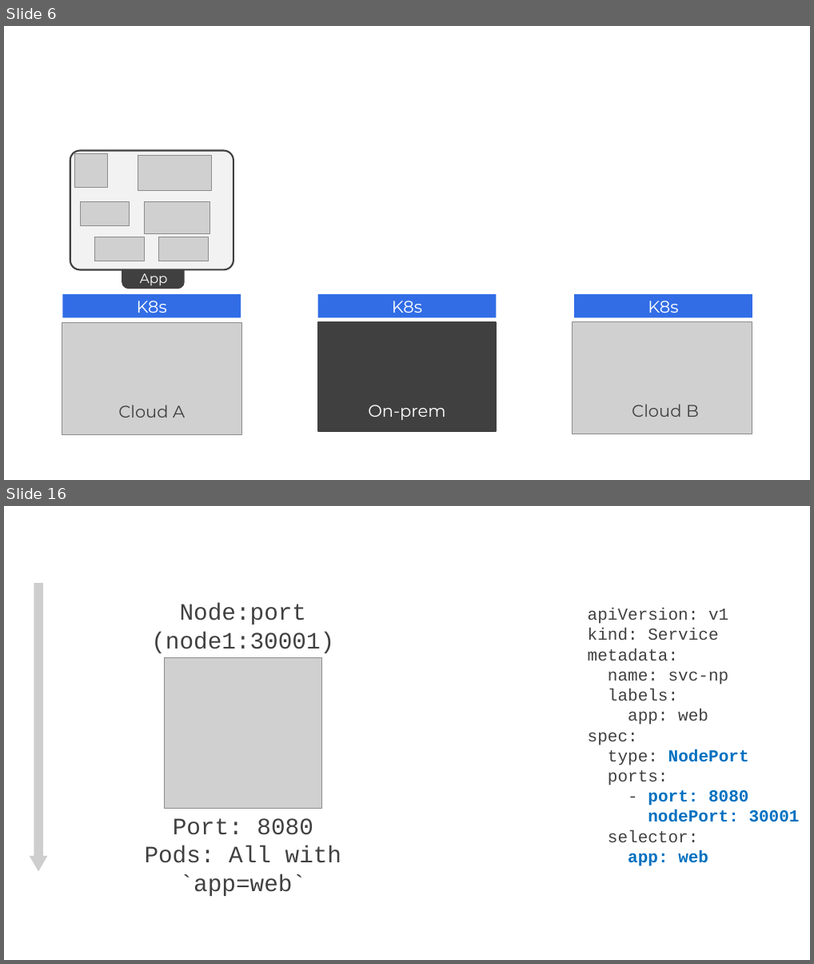
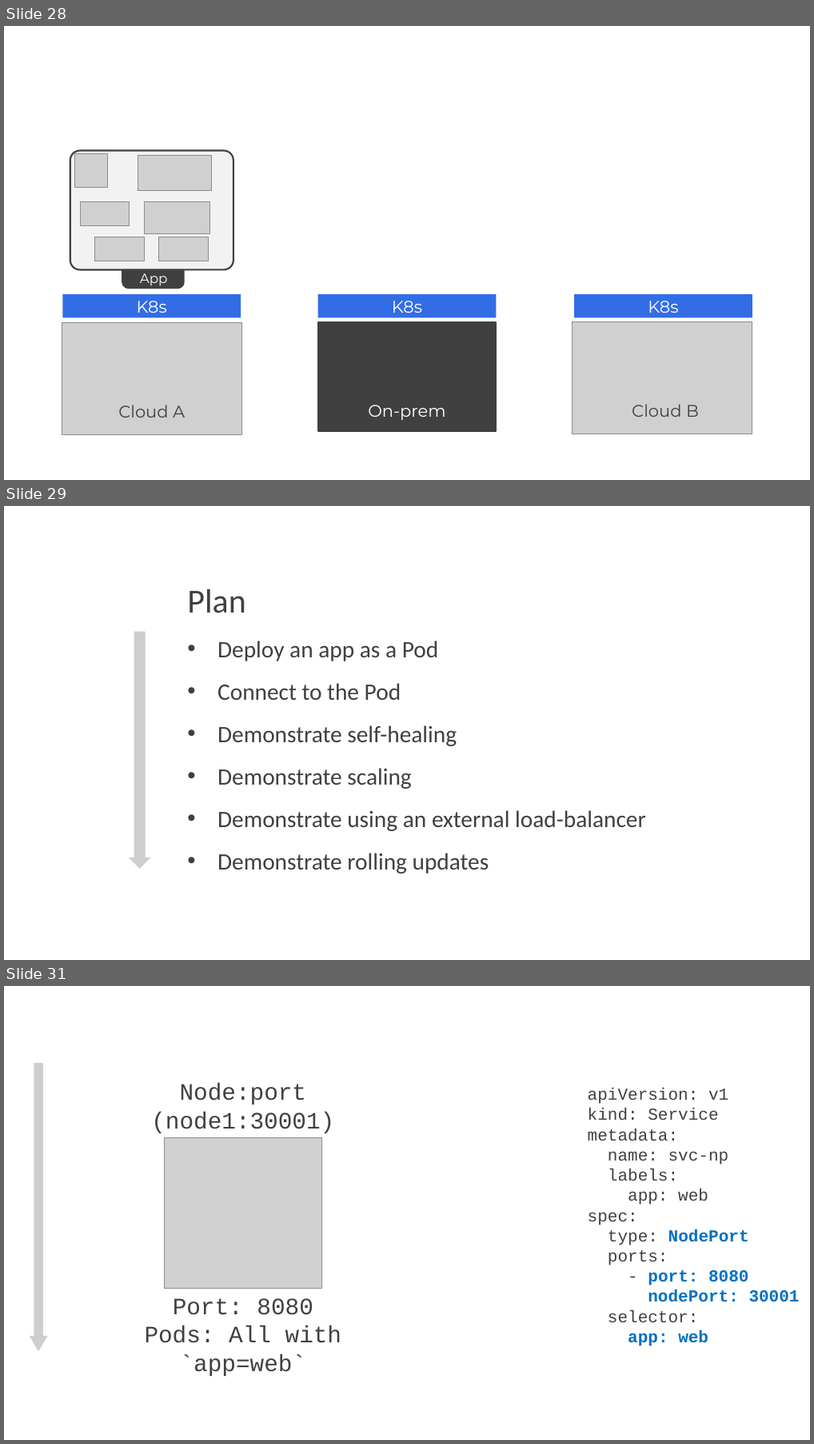
Before and after one commit to nigelpoulton/k8s101, a slide deck: docs/slides.pptx. Shown one above the other, each under a label of ours: slides 6 and 16 before the commit, slides 28, 29 and 31 after it; the slides between them are not shown. The pictures are 814x964 and 814x1444 pixels, drawn with LibreOffice and Linux fonts; fonts in the diff are those of the drawing; grey boxes stand for pictures; background and template pictures are left out. Boxes give left, top, right and bottom in pixels: in the first picture for what was removed or moved away, otherwise in the second. Text is boxed around its words. In the diff, an @@ line names an element or a change of style, - is before the commit and + after.

```diff
--- a/docs/slides.pptx
+++ b/docs/slides.pptx
@@ slide 29 added at box(4, 506, 810, 960), background #FFFFFF @@
@@ text added at box(187, 589, 646, 873), 28 pt, text #404040 @@
+Plan
+• Deploy an app as a Pod
+• Connect to the Pod
+• Demonstrate self-healing
+• Demonstrate scaling
+• Demonstrate using an external load-balancer
+• Demonstrate rolling updates
@@ down arrow added at box(129, 632, 151, 868), fill #CECECE @@
@@ what was slide 6 is now slide 28 @@
@@ what was slide 16 is now slide 31 @@
```
Also in this commit, not shown: 2 slides changed, 14 other slides added, 1 slide removed, 4 other files.
